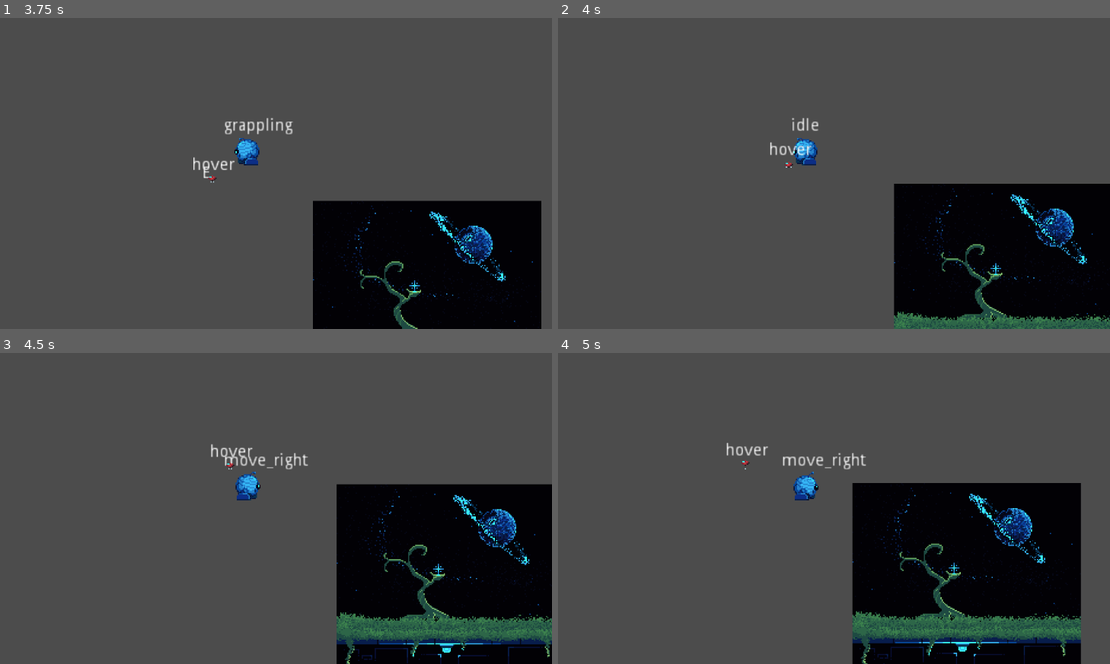
Above: before the commit, frames 1-4 (two rows, left to right).
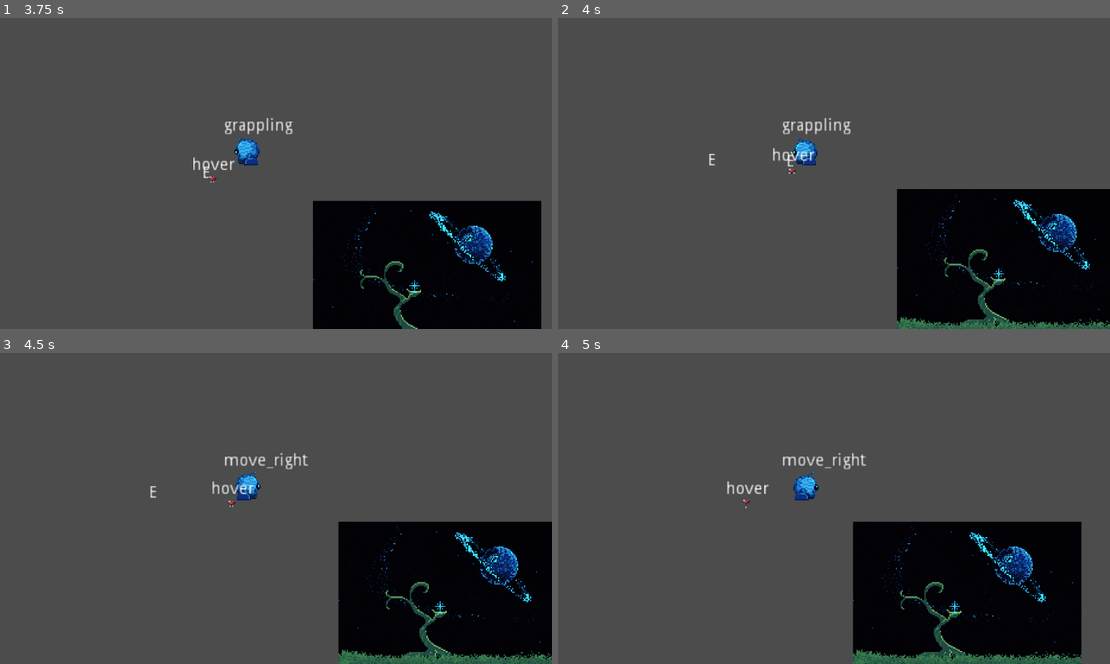
Above: after the commit, the same moments.

Repository: GeekzGamingz/Myunjoule
Game: Godot game, scene res://source/Levels/Debug_Evan.tscn
The game is run twice, just before and just after one commit, with the same random seed, the same clock (stepped at 60 frames per second) and the same inputs. This scene is started directly instead of the project's main scene. The engine's default icon, where the game draws it, is replaced by a stand-in: a white triangle on a blue panel in a dark square.
Inputs:
- Up to frame 1 (3.75 s): hold E (activate) 0.53-1.28 s; hold W (move_forward) 0.53-2.03 s; tap E (activate) at 1.35, 2.85 s; hold E (activate) 2.03-2.78 s; hold A (move_left) 2.03-3.53 s; hold S (move_backward) from 3.53 s (still down); hold E (activate) from 3.53 s (still down)
- Up to frame 2 (4 s): keep holding S (move_backward); keep holding E (activate)
- Up to frame 3 (4.5 s): release S (move_backward) at 4.28 s; release E (activate) at 4.28 s; hold D (move_right) from 4.28 s (still down); tap E (activate) at 4.35 s
- Up to frame 4 (5 s): keep holding D (move_right)

Frame 1 is identical in both runs. In frame 2, 4.3% of the frame differs, in the area x 27-100%, y 32-100%; in frame 3, 12%; in frame 4, 13%, in the area x 30-95%, y 28-100%.

Commit message:
Cleanup

Diff:
--- a/source/Actors/Drone/Expo.gd
+++ b/source/Actors/Drone/Expo.gd
@@ -1,30 +1,3 @@
-#extends Actor
-#
-#export(float, 0, 1, 0.01) var anchor_follow_weight = 0.25
-#
-#var anchored: bool = true
-#var points_of_interest = []
-#var selected_poi = Node2D
-#
-#var num_of_ticks: int = 0
-#var float_range: float = 0.5
-#var float_offset: int = 0
-#var float_speed: float = 0.03
-#
-#onready var rowbit = get_parent()
-#
-#func _ready() -> void:
-#	pass
-#
-#func handle_bobble_movement() -> void:
-#	num_of_ticks += 1
-#	self.position.y = lerp(self.position.y, self.position.y + float_range * sin((num_of_ticks * float_speed) * PI) + float_offset, 0.25)
-#
-#func apply_movement() -> void:
-#	motion = move_and_slide(motion, Vector2.UP)
-
-
-
 extends Actor
 
 export(float, 0, 1, 0.01) var anchor_follow_weight = 0.25
--- a/source/Actors/Drone/Expo.tscn
+++ b/source/Actors/Drone/Expo.tscn
@@ -49,7 +49,6 @@
 hframes = 4
 
 [node name="CollisionShape2D" type="CollisionShape2D" parent="."]
-visible = false
 shape = SubResource( 1 )
 
 [node name="ExpoFSM" type="Node2D" parent="."]
@@ -64,13 +63,11 @@
 align = 1
 
 [node name="PoiDetection" type="Area2D" parent="."]
-visible = false
 
 [node name="CollisionShape2D" type="CollisionShape2D" parent="PoiDetection"]
 shape = SubResource( 2 )
 
 [node name="PlayerDetection" type="Area2D" parent="."]
-visible = false
 
 [node name="CollisionShape2D" type="CollisionShape2D" parent="PlayerDetection"]
 shape = SubResource( 3 )
--- a/source/Actors/Player/Player.gd
+++ b/source/Actors/Player/Player.gd
@@ -51,7 +51,7 @@
 		motion.x = lerp(motion.x, move_dir * max_speed, lerp(0.0, max_acceleration, acceleration_step))
 	else:
 		motion.x = lerp(motion.x, 0, lerp(0.0, friction, friction_step))
-	#var temp = get_node("ExpoAnchor")
+
 	if not is_falling:
 		if z_move_dir != 0:
 			motion.y = lerp(motion.y, z_move_dir * max_speed, lerp(0.0, max_acceleration, acceleration_step))
--- a/source/Levels/Debug_Evan.tscn
+++ b/source/Levels/Debug_Evan.tscn
@@ -37,6 +37,9 @@
 [node name="GrapplingPoint" parent="." instance=ExtResource( 6 )]
 position = Vector2( -154, -79 )
 
+[node name="GrapplingPoint2" parent="." instance=ExtResource( 6 )]
+position = Vector2( -220, -80 )
+
 [node name="Expo" parent="." instance=ExtResource( 7 )]
 
 [editable path="Player"]
